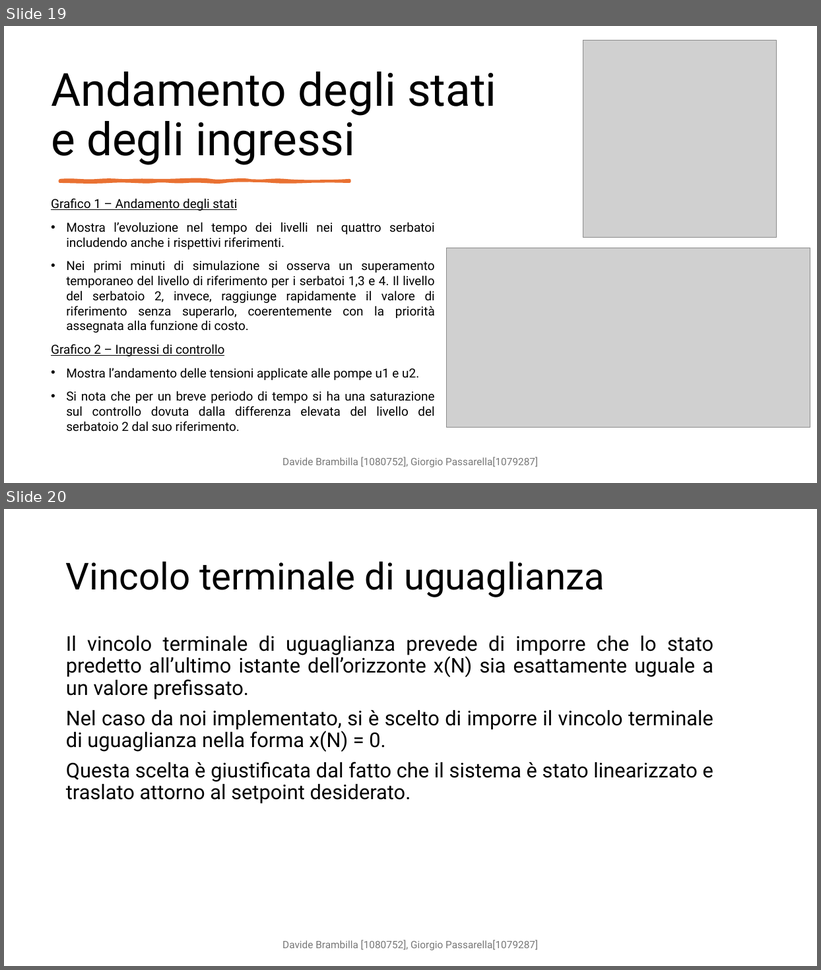
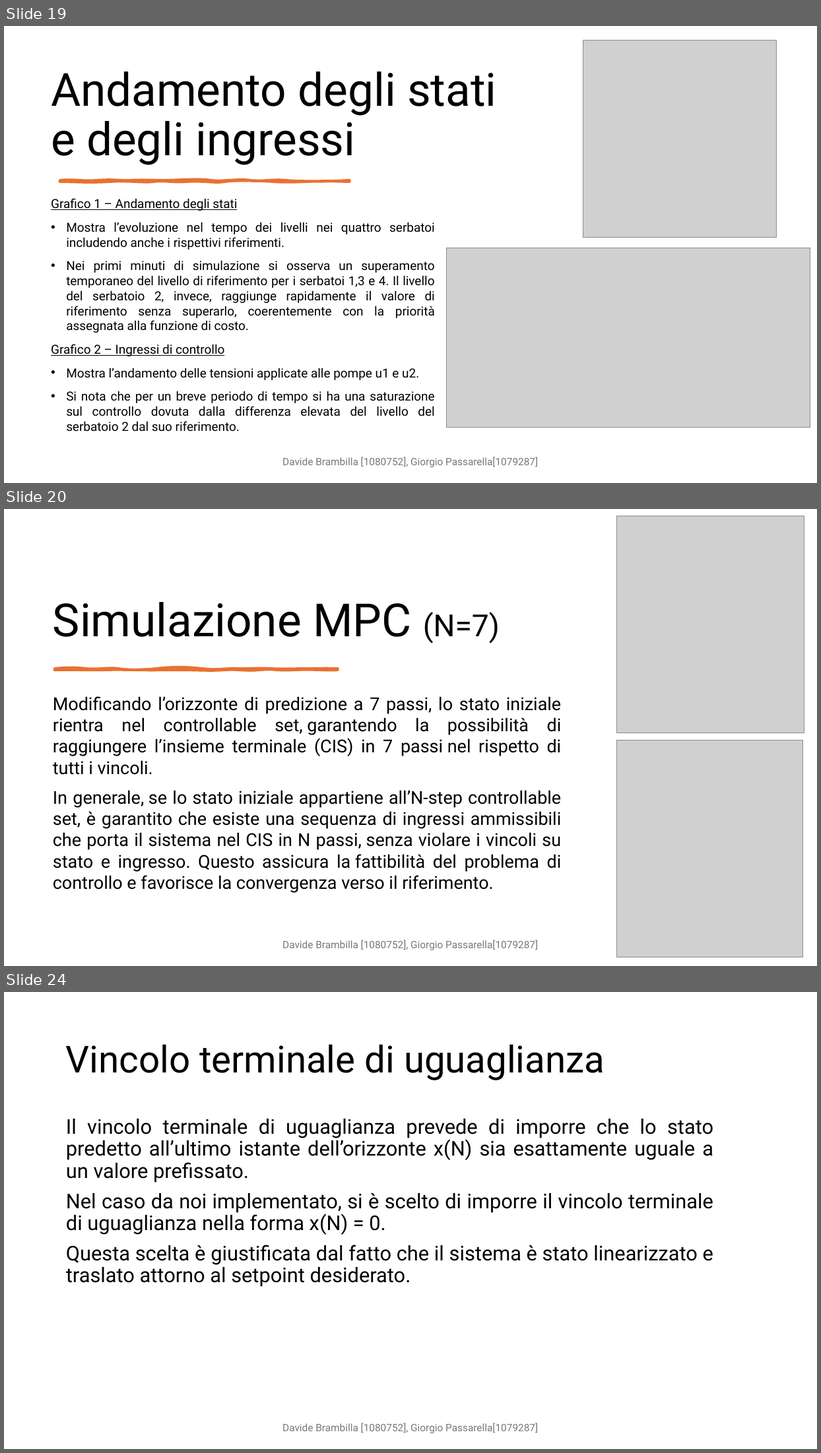
Before and after one commit to DavideBrambilla98/interconnectedTanksMPC, a slide deck: cam.pptx. Shown one above the other, each under a label of ours: slides 19 and 20 before the commit, slides 19, 20 and 24 after it; the slides between them are not shown. The pictures are 821x970 and 821x1453 pixels, drawn with LibreOffice and Linux fonts; fonts in the diff are those of the drawing; grey boxes stand for pictures. Boxes give left, top, right and bottom in pixels: in the first picture for what was removed or moved away, otherwise in the second. Text is boxed around its words. In the diff, an @@ line names an element or a change of style, - is before the commit and + after.

Commit message:
Update cam.pptx
Aggiornata parte con vincoli di disuguaglianza

```diff
--- a/cam.pptx
+++ b/cam.pptx
@@ slide 20 added at (4, 509, 817, 966), background #FFFFFF @@
@@ picture added at (617, 516, 805, 733) @@
@@ title added at (53, 602, 500, 644), 54 pt, text #000000 @@
+Simulazione MPC (N=7)
@@ freeform shape added at (55, 669, 338, 670), fill #E97132, outline #E97132 3.25 pt @@
@@ text added at (53, 696, 562, 893), 21 pt, text #000000 @@
+Modificando l’orizzonte di predizione a 7 passi, lo stato iniziale rientra nel controllable set, garantendo la possibilità di raggiungere l’insieme terminale (CIS) in 7 passi nel rispetto di tutti i vincoli.
+In generale, se lo stato iniziale appartiene all’N-step controllable set, è garantito che esiste una sequenza di ingressi ammissibili che porta il sistema nel CIS in N passi, senza violare i vincoli su stato e ingresso. Questo assicura la fattibilità del problema di controllo e favorisce la convergenza verso il riferimento.
@@ picture added at (617, 741, 804, 958) @@
@@ text added at (283, 940, 538, 951), 12 pt, text #797979 @@
+Davide Brambilla [1080752], Giorgio Passarella[1079287]
@@ what was slide 20 is now slide 24 @@
```
Also in this commit, not shown: 1 slide changed, 3 other slides added.
